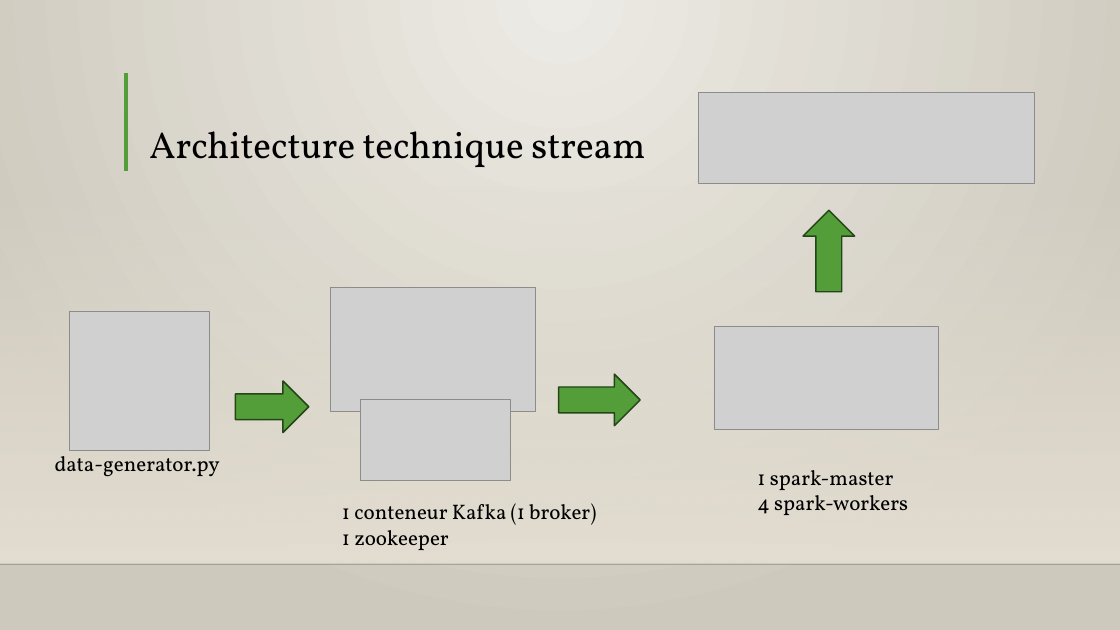
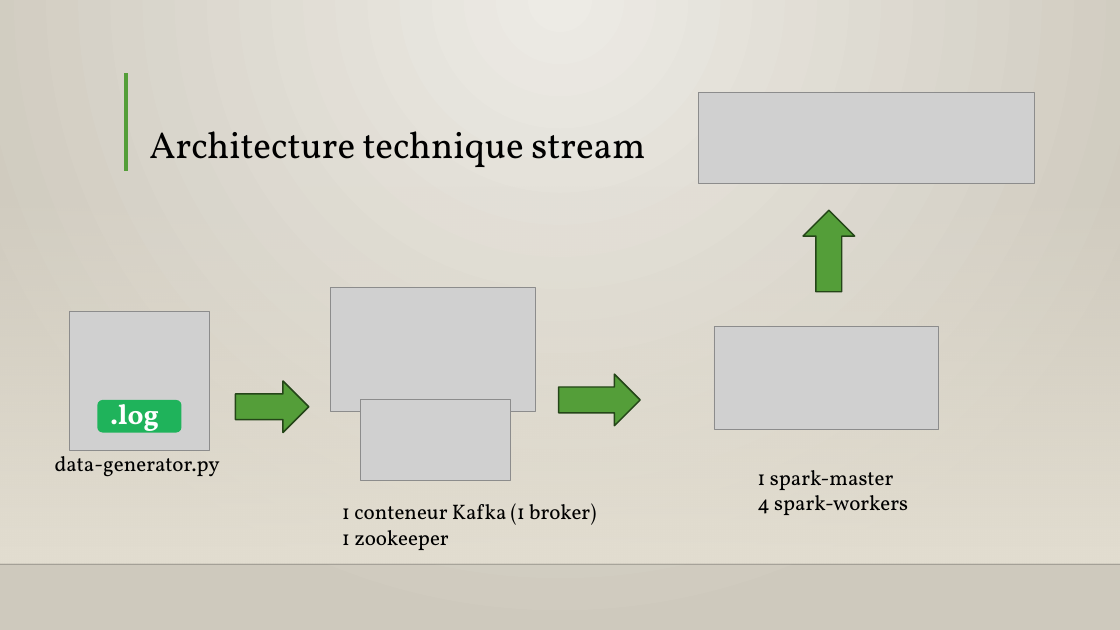
Before and after one commit to Lore9820/projet_architecture_distribue, a slide deck: slide 3 of presentation_projet_clement_lore.pptx. Drawn at 1120x630 pixels with LibreOffice and Linux fonts; fonts in the diff are those of the drawing; grey boxes stand for pictures; background and template pictures are left out. Boxes give left, top, right and bottom in pixels: in the first picture for what was removed or moved away, otherwise in the second. Text is boxed around its words. In the diff, an @@ line names an element or a change of style, - is before the commit and + after.

```diff
--- a/presentation_projet_clement_lore.pptx
+++ b/presentation_projet_clement_lore.pptx
@@ rounded rectangle added at (97,400,181,433), fill #1FB35B @@
@@ text added at (110,397,159,437), 24 pt, text #FFFFFF, bold @@
+.log
```
Also in this commit, not shown: 1 other slide changed.
